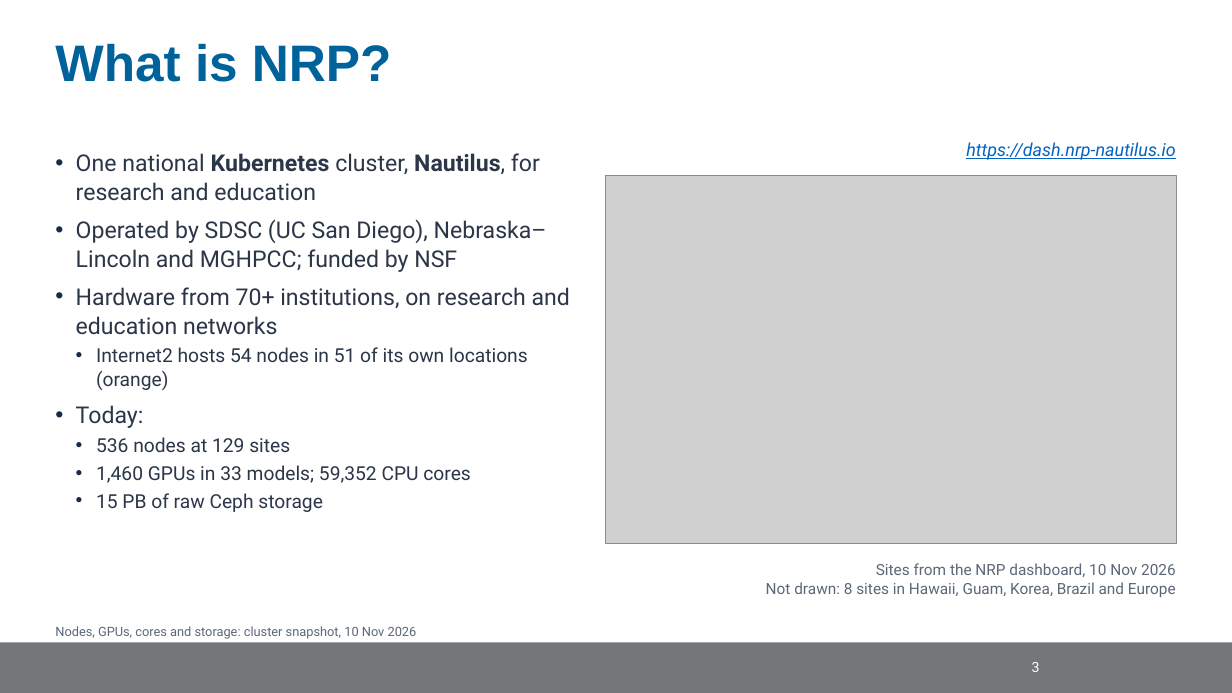
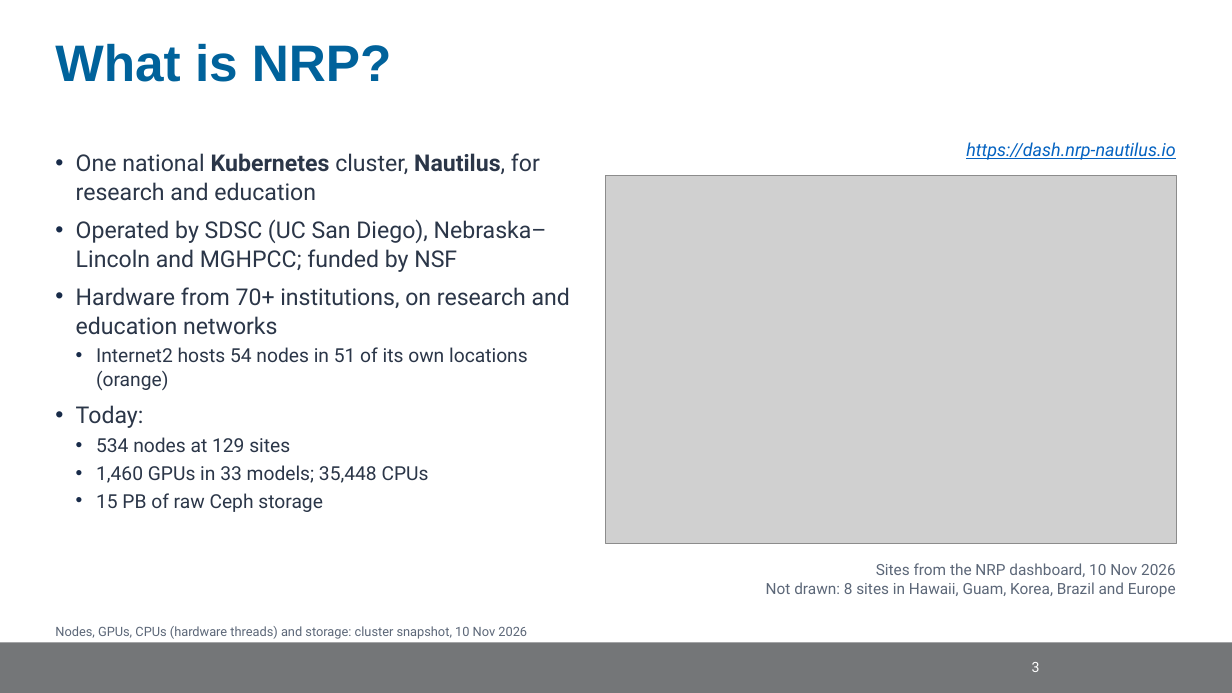
Before and after one commit to nrp-nautilus/nrp-training, a slide deck: slide 5 of trainings/scinet-sc26/slides/scinet-nrp.pptx. Drawn at 1232x693 pixels with LibreOffice and Linux fonts; fonts in the diff are those of the drawing; grey boxes stand for pictures; background and template pictures are left out. Boxes give left, top, right and bottom in pixels: in the first picture for what was removed or moved away, otherwise in the second. Text is boxed around its words. In the diff, an @@ line names an element or a change of style, - is before the commit and + after.

Commit message:
scinet-sc26: count physical nodes only; CPUs, not cores
The snapshot summed CPU capacity over every Node object, including two
Admiralty virtual nodes that stand in for remote clusters (23,904 CPUs).
Physical nodes: 534 and 35,448 CPUs (hardware threads), which matches the
dashboard once the 21 nodes it doesn't list are left out. snapshot.py now
skips virtual nodes; the 10 Nov numbers, slides and pages are corrected.

```diff
--- a/trainings/scinet-sc26/slides/scinet-nrp.pptx
+++ b/trainings/scinet-sc26/slides/scinet-nrp.pptx
@@ text at (x1=96, y1=437, x2=429, y2=483): text changed @@
-• 536 nodes at 129 sites
-• 1,460 GPUs in 33 models; 59,352 CPU cores
+• 534 nodes at 129 sites
+• 1,460 GPUs in 33 models; 35,448 CPUs
@@ text at (x1=55, y1=626, x2=527, y2=639): text changed @@
-Nodes, GPUs, cores and storage: cluster snapshot, 10 Nov 2026
+Nodes, GPUs, CPUs (hardware threads) and storage: cluster snapshot, 10 Nov 2026
```
Also in this commit, not shown: 6 other slides changed, 9 other files.
